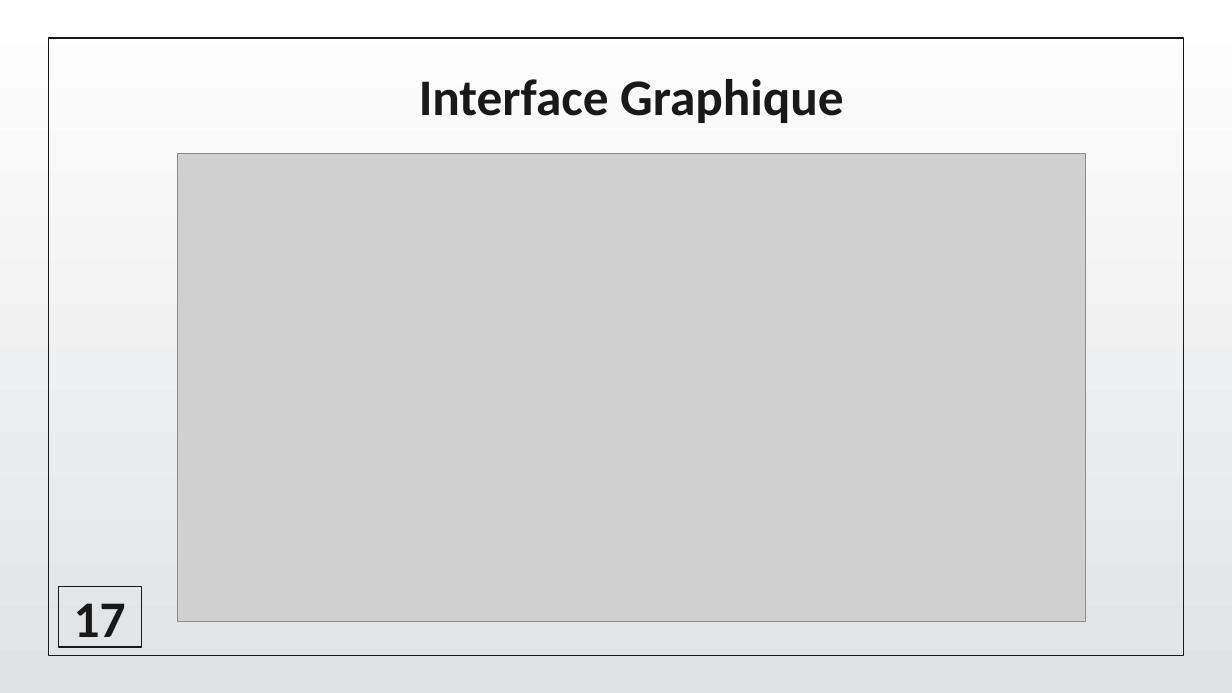
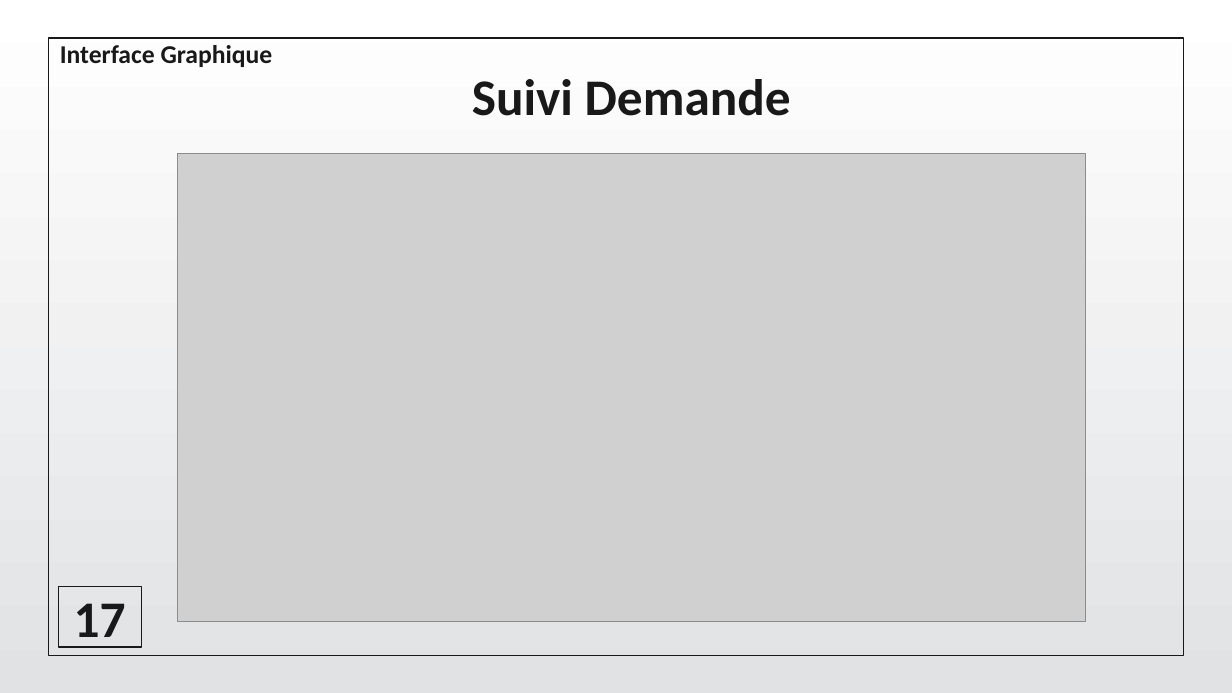
Before and after one commit to CodeWizard-404/Circuit_De_Stage, a slide deck: slide 24 of Doc/Pres/Pres.pptx (slide 23 before the commit). Drawn at 1232x693 pixels with LibreOffice and Linux fonts; fonts in the diff are those of the drawing; grey boxes stand for pictures; background and template pictures are left out. Boxes give left, top, right and bottom in pixels: in the first picture for what was removed or moved away, otherwise in the second. Text is boxed around its words. In the diff, an @@ line names an element or a change of style, - is before the commit and + after.

```diff
--- a/Doc/Pres/Pres.pptx
+++ b/Doc/Pres/Pres.pptx
@@ text added at (60,45,273,67), 15 pt, text #191919, bold @@
+Interface Graphique
@@ text at (472,79,791,116): text changed @@
-Interface Graphique
+Suivi Demande
```
Also in this commit, not shown: 9 other slides changed, 1 slide added.
